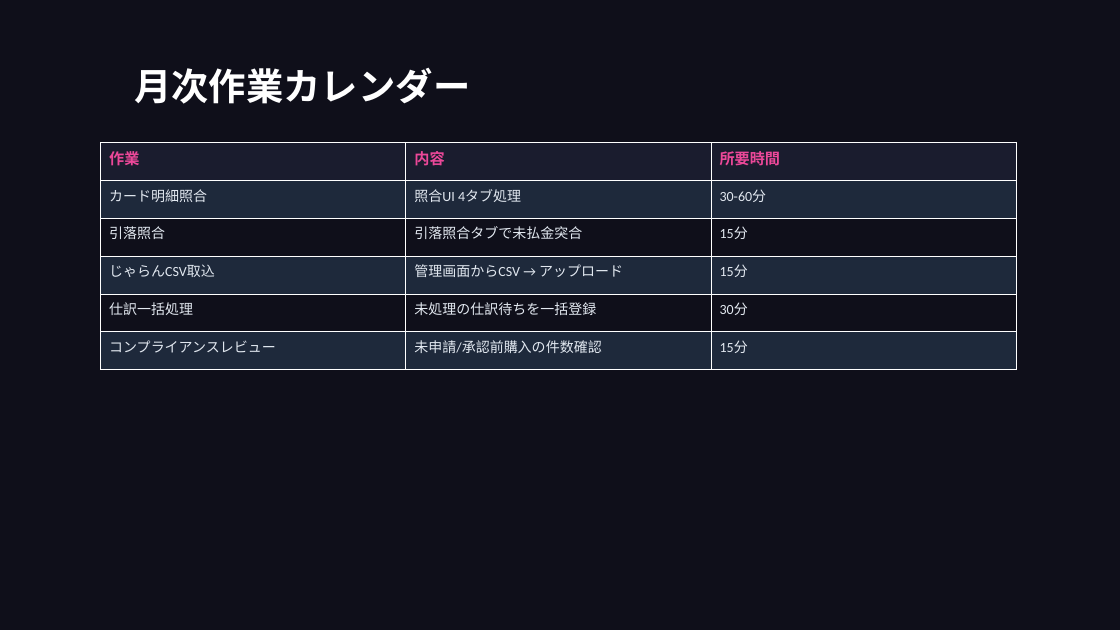
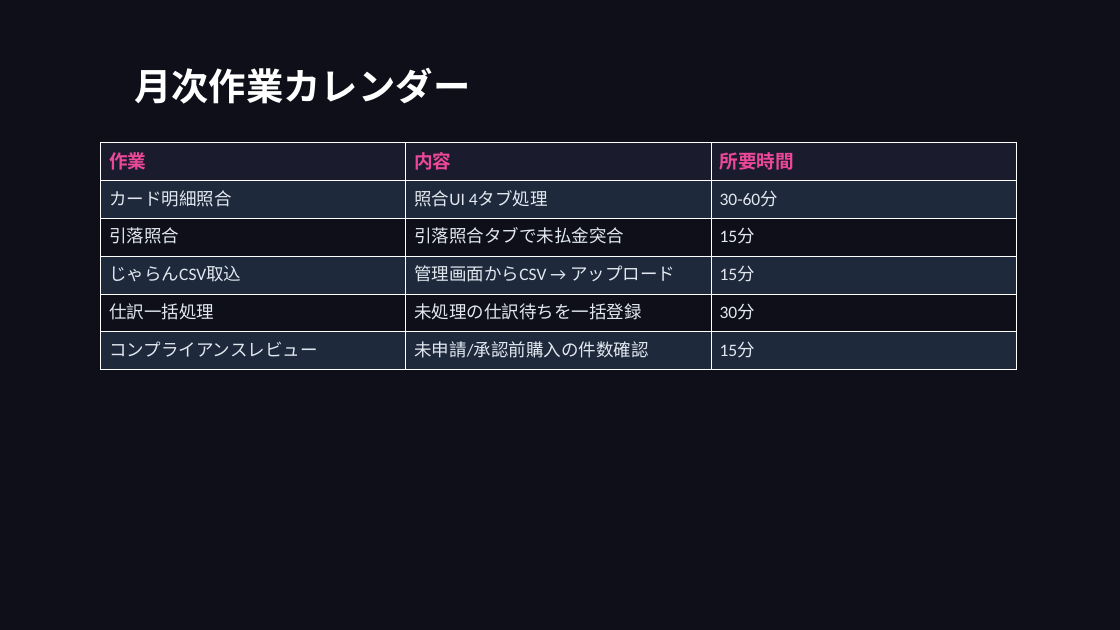
Before and after one commit to takeshiizawa123/next-procurement-poc, a slide deck: slide 47 of docs/user-manual.pptx (slide 46 before the commit). Drawn at 1120x630 pixels with LibreOffice and Linux fonts; fonts in the diff are those of the drawing. Boxes give left, top, right and bottom in pixels: in the first picture for what was removed or moved away, otherwise in the second. Text is boxed around its words. In the diff, an @@ line names an element or a change of style, - is before the commit and + after.

```diff
--- a/docs/user-manual.pptx
+++ b/docs/user-manual.pptx
@@ table at [101,143,1016,370] @@
@@ size 13 to 16 pt in "作業", "内容", "所要時間" @@
@@ size 12 to 15 pt @@
```
Also in this commit, not shown: 24 other slides changed, 1 slide added, 5 other files.
